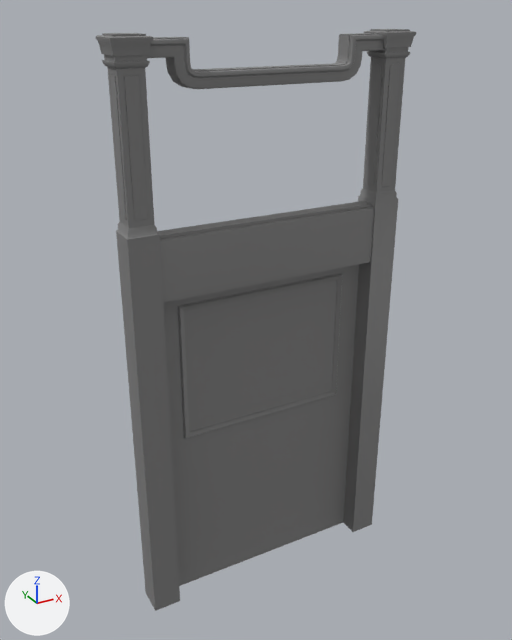
Before and after pictures for a commit that changed the FBX model Projet Final Manoir/Manoir_FBX_Unwrapped/AR-StairCaseWall_03.FBX.
Both versions are drawn from a 50 mm camera at (-8.28, -10.26, 10.41) aimed at (-2.66, -0.05, 5.31). The lights are fixed; the arrows at lower left show +X, +Y and +Z. Where no turn or scale is listed for an object, it has been applied to the vertices.

Names of what the first picture shows: 'AR-StairCaseWall_03'.
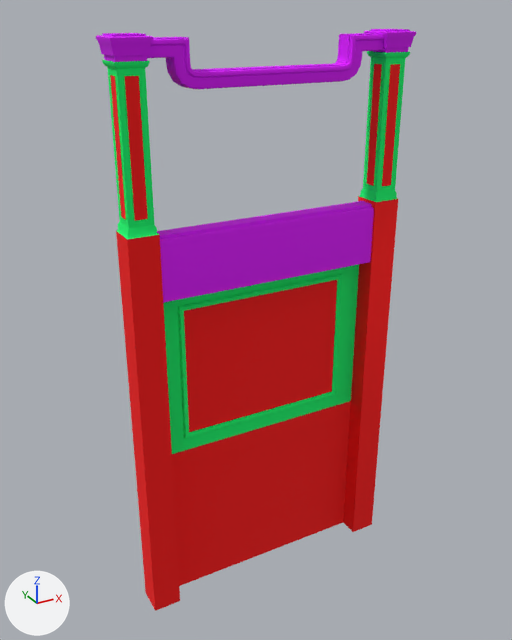
Changed parts and their boxes [x1, y1, x2, y2] in the pictures (512 x 640 px):
part 1 of me_mesh, recoloured (grey to green): [102, 51, 410, 454] in both
part 2 of me_mesh, recoloured: [96, 29, 416, 89] in both
part 3 of me_mesh, recoloured: [157, 201, 374, 303] in both
part 4 of me_mesh, recoloured (grey to red): [116, 196, 398, 611] in both
part 5 of me_mesh, recoloured (grey to red): [110, 75, 148, 221] in both
part 6 of me_mesh, recoloured (grey to red): [367, 64, 400, 186] in both

Patch to the scene script:
```diff
--- a/Projet Final Manoir/Manoir_FBX_Unwrapped/AR-StairCaseWall_03.FBX.py
+++ b/Projet Final Manoir/Manoir_FBX_Unwrapped/AR-StairCaseWall_03.FBX.py
@@ mat_material__15 @@
+mat_material__15 = principled_material('Material #15')
+mat_material__15.base_color = (1.0, 0.0, 0.0)  # red #ff0000
+mat_material__15.roughness = 0.859
@@ mat_material__14 @@
+mat_material__14 = principled_material('Material #14')
+mat_material__14.base_color = (0.0, 1.0, 0.165)  # green #00ff71
+mat_material__14.roughness = 0.859
@@ mat_material__13 @@
+mat_material__13 = principled_material('Material #13')
+mat_material__13.base_color = (0.729, 0.0, 1.0)  # pink #de00ff
+mat_material__13.roughness = 0.859
@@ me_mesh @@
 me_mesh.from_pydata(...)  # 586 vertices, 1076 faces; spans x -5.13..0.05, y -0.55..0.06, z 0.0..10.1
 # used by ob_ar_staircasewall_03; location = (0.0, 0.0, 0.0)
+# me_mesh part 1: 348 of the faces centred in x -5.08..0.0, y -0.5..0.0, z 3.17..9.76 switch from mat_worldgridmaterial (grey #808080) to mat_material__14 (green #00ff71)
+# me_mesh part 2: 652 of the faces centred in x -5.13..0.05, y -0.55..0.06, z 9.34..10.1 switch from mat_worldgridmaterial (grey #808080) to mat_material__13 (pink #de00ff)
+# me_mesh part 3: 37 of the faces centred in x -3.23..-1.86, y -0.47..-0.01, z 6.17..7.24 switch from mat_worldgridmaterial (grey #808080) to mat_material__13 (pink #de00ff)
+# me_mesh part 4: 22 of the faces centred in x -5.08..0.0, y -0.5..0.0, z 1.03..5.02 switch from mat_worldgridmaterial (grey #808080) to mat_material__15 (red #ff0000)
+# me_mesh part 5: 8 of the faces centred in x -5.03..-4.62, y -0.45..-0.05, z 8.22..8.89 switch from mat_worldgridmaterial (grey #808080) to mat_material__15 (red #ff0000)
+# me_mesh part 6: 8 of the faces centred in x -0.46..-0.05, y -0.45..-0.05, z 8.22..8.89 switch from mat_worldgridmaterial (grey #808080) to mat_material__15 (red #ff0000)
```
